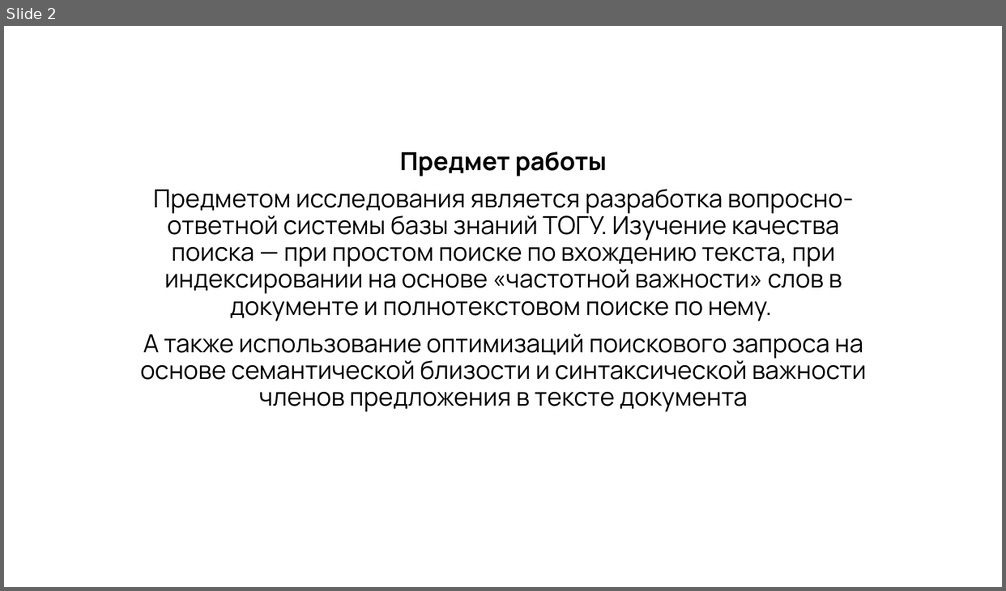
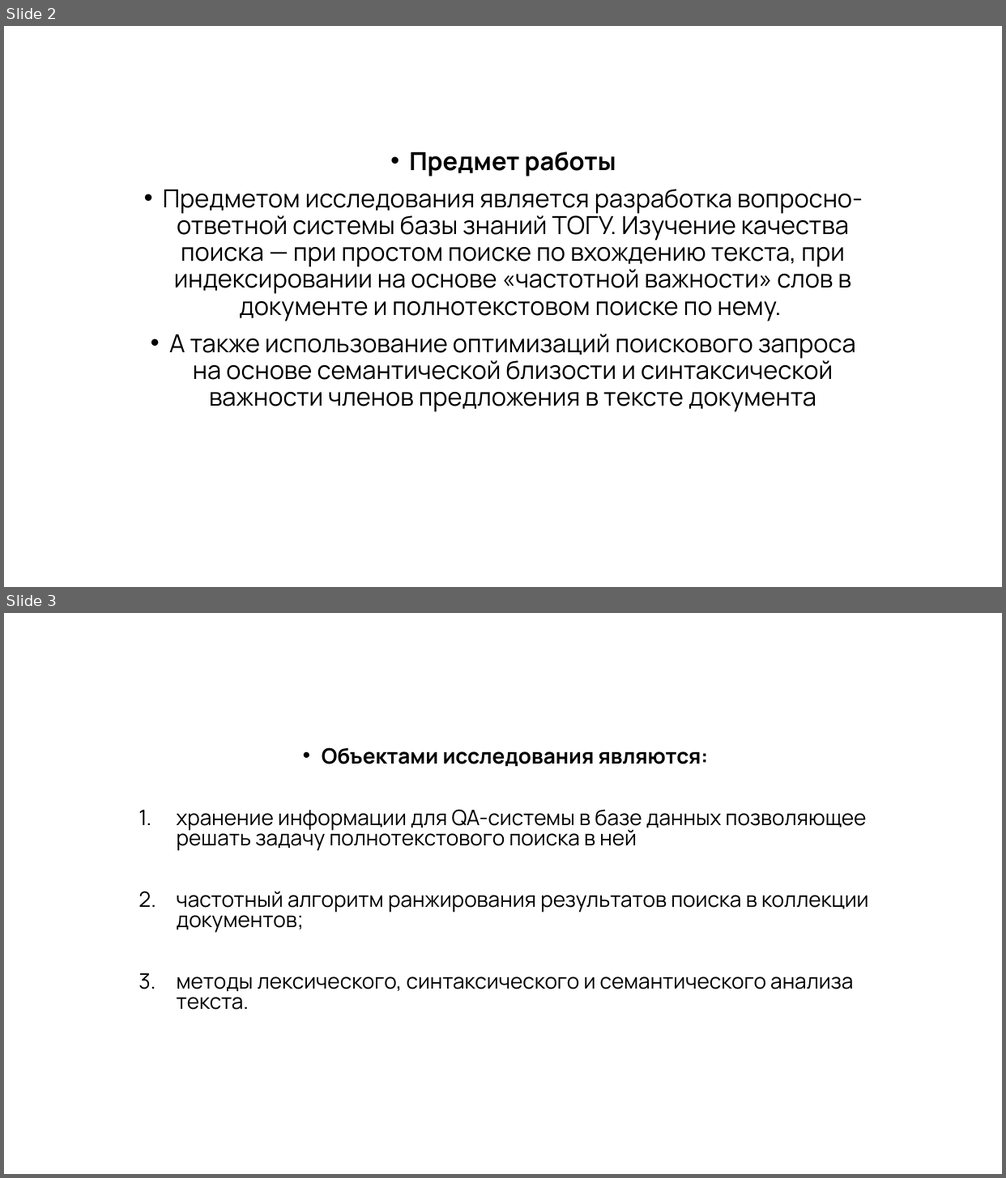
Before and after one commit to PaiNt-git/study.mag_diploma, a slide deck: Мой диплом/ВКР-набор-документов/Презентация-Забавин.pptx. Shown one above the other, each under a label of ours: slide 2 before the commit, slides 2 and 3 after it. The pictures are 1006x591 and 1006x1178 pixels, drawn with LibreOffice and Linux fonts; fonts in the diff are those of the drawing; background and template pictures are left out. Boxes give left, top, right and bottom in pixels: in the first picture for what was removed or moved away, otherwise in the second. Text is boxed around its words. In the diff, an @@ line names an element or a change of style, - is before the commit and + after.

```diff
--- a/Мой диплом/ВКР-набор-документов/Презентация-Забавин.pptx
+++ b/Мой диплом/ВКР-набор-документов/Презентация-Забавин.pptx
@@ slide 3 added at [4,613,1002,1174], background picture (left out) @@
@@ subtitle added at [177,747,869,1010], 20.4 pt, text #000000 @@
+• Объектами исследования являются:
+1. хранение информации для QA-системы в базе данных позволяющее решать задачу полнотекстового поиска в ней
+2. частотный алгоритм ранжирования результатов поиска в коллекции документов;
+3. методы лексического, синтаксического и семантического анализа текста.
@@ slide 2 changed as well @@
@@ subtitle "Предмет работы" at [163,152,863,412]: bullet none to • @@
```
Also in this commit, not shown: 13 other slides changed, 2 other slides added, 1 slide removed, 3 other files.
